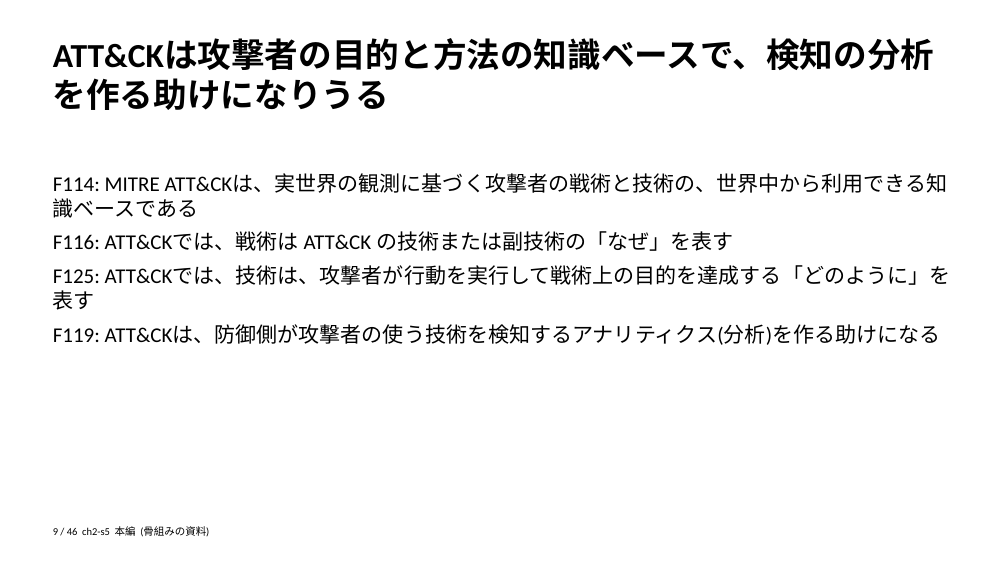
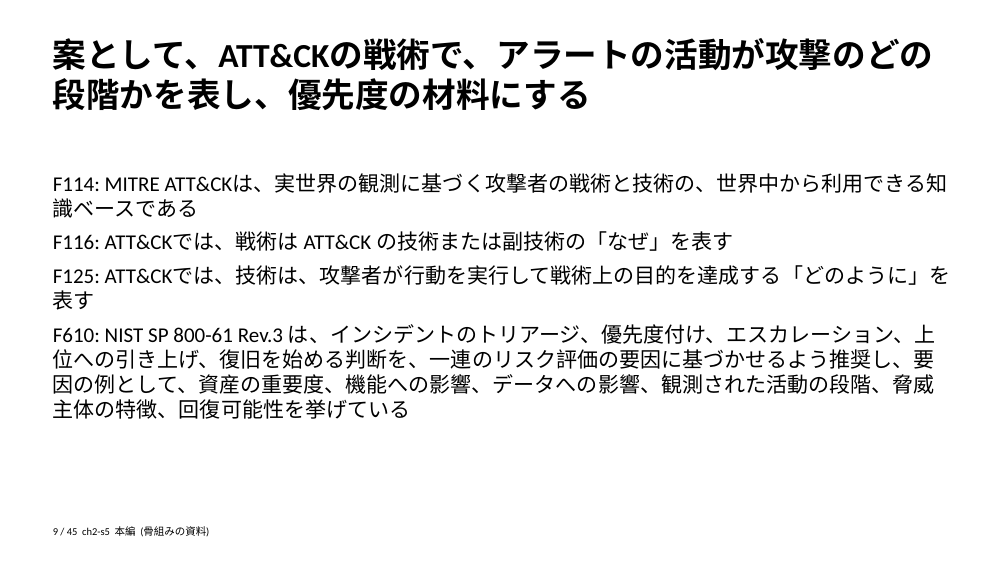
Before and after one commit to zyuuryuu/PPTX-Planner, a slide deck: slide 9 of trial/deck/preview/skeleton.pptx. Drawn at 1008x567 pixels with LibreOffice and Linux fonts; fonts in the diff are those of the drawing. Boxes give left, top, right and bottom in pixels: in the first picture for what was removed or moved away, otherwise in the second. Text is boxed around its words. In the diff, an @@ line names an element or a change of style, - is before the commit and + after.

```diff
--- a/trial/deck/preview/skeleton.pptx
+++ b/trial/deck/preview/skeleton.pptx
@@ text at [53,38,934,110]: text changed @@
-ATT&CKは攻撃者の目的と方法の知識ベースで、検知の分析を作る助けになりうる
+案として、ATT&CKの戦術で、アラートの活動が攻撃のどの段階かを表し、優先度の材料にする
@@ text at [53,324,935,419]: text changed @@
-F119: ATT&CKは、防御側が攻撃者の使う技術を検知するアナリティクス(分析)を作る助けになる
+F610: NIST SP 800-61 Rev.3 は、インシデントのトリアージ、優先度付け、エスカレーション、上位への引き上げ、復旧を始める判断を、一連のリスク評価の要因に基づかせるよう推奨し、要因の例として、資産の重要度、機能への影響、データへの影響、観測された活動の段階、脅威主体の特徴、回復可能性を挙げている
@@ text at [53,526,209,537]: text changed @@
-9 / 46 ch2-s5 本編 (骨組みの資料)
+9 / 45 ch2-s5 本編 (骨組みの資料)
```
Also in this commit, not shown: 44 other slides changed, 1 slide removed, 4 other files.
